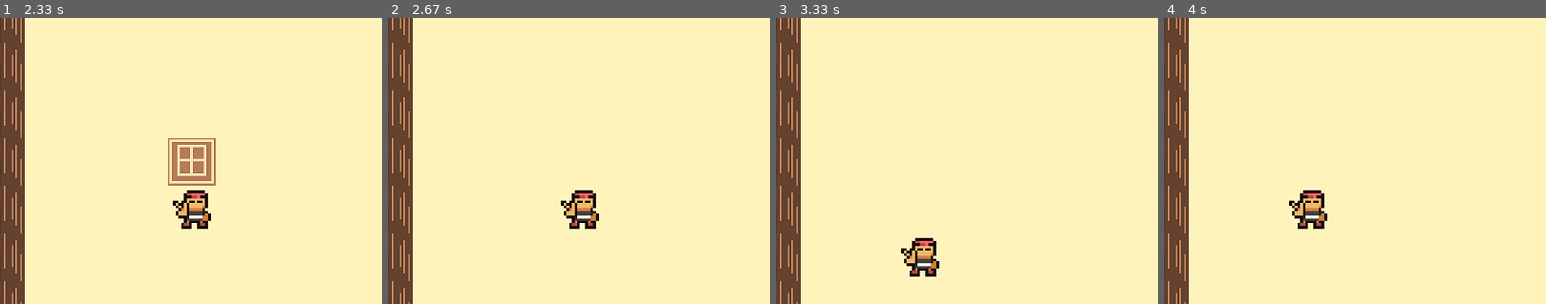
Above: before the commit, frames 1-4 (left to right).
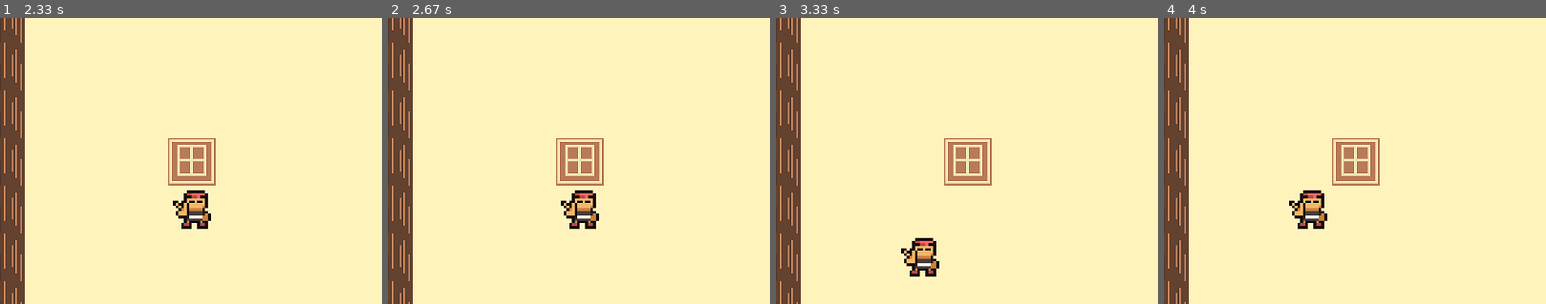
Above: after the commit, the same moments.

Repository: alexandre-assad/MySokoban
Game: pygame game, started from main.py
Same seed, same stepped clock (60 frames per second), same inputs: the game is played once before the commit and once after it.
Inputs:
- Up to frame 1 (2.33 s): tap P at 0.33 s; hold Right 0.67-1.13 s; hold Up 1.17-1.47 s; hold Right 1.5-1.97 s; hold Left from 2 s (still down)
- Up to frame 2 (2.67 s): release Left at 2.53 s; tap P at 2.57 s
- Up to frame 3 (3.33 s): hold Down 2.9-3.2 s; hold Left from 3.23 s (still down)
- Up to frame 4 (4 s): release Left at 3.63 s; hold Up from 3.67 s (still down)
The pictures show only the part of the screen within x 3-53%, y 12-62%; the shares and areas given below are measured in that part.

Frame 1 is identical in both runs. In frame 2, 1.5% of the frame differs, in the area x 44-57%, y 42-59%; in frame 3, 1.5%; in frame 4, 1.5%.

Commit message:
[FIX] Push system

Diff:
--- a/src/generator/map.py
+++ b/src/generator/map.py
@@ -14,11 +14,11 @@
     def is_pushable(self,y,x,direction):
 
         if direction == "up":
-            return self.matrix[y][x].push and self.matrix[y-1][x].move
+            return self.matrix[y][x].push and self.matrix[y][x-1].move
 
         elif direction == "down":
 
-            if self.matrix[y][x].push == True and self.matrix[y+1][x].move == True:
+            if self.matrix[y][x].push == True and self.matrix[y][x+1].move == True:
 
                 return True
 
--- a/src/generator/player.py
+++ b/src/generator/player.py
@@ -63,34 +63,35 @@
 
         if self.direction == "up":
 
+            if grid.is_pushable(self.y,self.x-1,self.direction) :
+
+                old_block = grid.matrix[self.y][self.x-2]
+                grid.matrix[self.y][self.x-2] = grid.matrix[self.y][self.x-1]
+                grid.matrix[self.y][self.x-1] = old_block
+
+        elif self.direction == "down":
+
+            if grid.is_pushable(self.y,self.x+1,self.direction) :
+
+                old_block = grid.matrix[self.y][self.x+2]
+                grid.matrix[self.y][self.x+2] = grid.matrix[self.y][self.x+1]
+                grid.matrix[self.y][self.x+1] = old_block
+
+        elif self.direction == "right":
+
+            if grid.is_pushable(self.y+1,self.x,self.direction):
+
+                old_block = grid.matrix[self.y+2][self.x]
+                grid.matrix[self.y+2][self.x] = grid.matrix[self.y+1][self.x]
+                grid.matrix[self.y+1][self.x] = old_block
+
+
+        elif self.direction == "left":
+
             if grid.is_pushable(self.y-1,self.x,self.direction):
 
                 old_block = grid.matrix[self.y-2][self.x]
                 grid.matrix[self.y-2][self.x] = grid.matrix[self.y-1][self.x]
                 grid.matrix[self.y-1][self.x] = old_block
 
-        elif self.direction == "up":
-
-            if grid.is_pushable(self.y+1,self.x,self.direction):
-
-                old_block = grid.matrix[self.y+2][self.x]
-                grid.matrix[self.y+2][self.x] = grid.matrix[self.y-1][self.x]
-                grid.matrix[self.y+1][self.x] = old_block
-
-        elif self.direction == "right":
-
-            if grid.is_pushable(self.y,self.x+1,self.direction):
-
-                old_block = grid.matrix[self.y][self.x+2]
-                grid.matrix[self.y][self.x+2] = grid.matrix[self.y-1][self.x]
-                grid.matrix[self.y][self.x+1] = old_block
-
-        elif self.direction == "left":
-
-            if grid.is_pushable(self.y,self.x-1,self.direction):
-
-                old_block = grid.matrix[self.y][self.x-2]
-                grid.matrix[self.y][self.x-2] = grid.matrix[self.y-1][self.x]
-                grid.matrix[self.y][self.x-1] = old_block
-
         return grid
